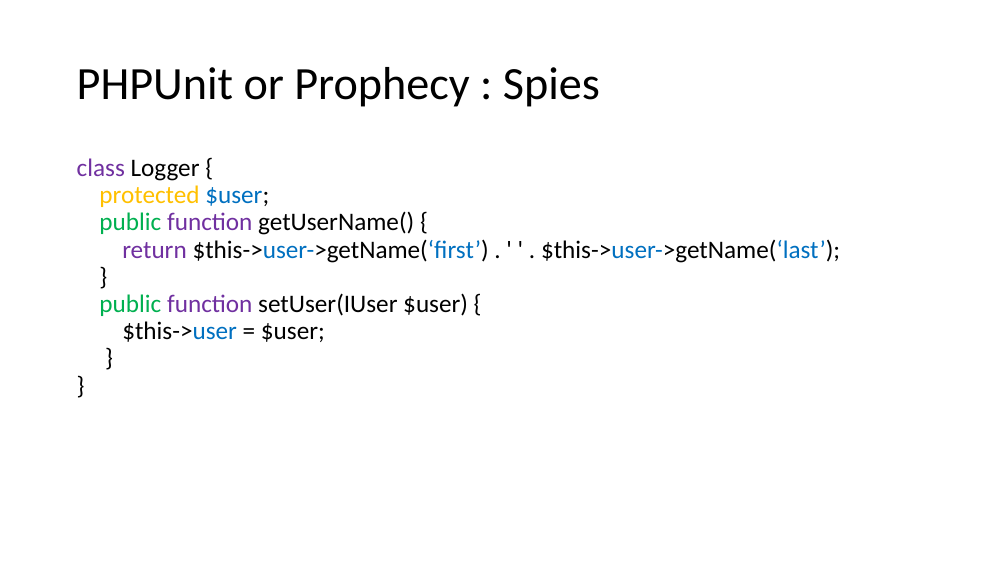
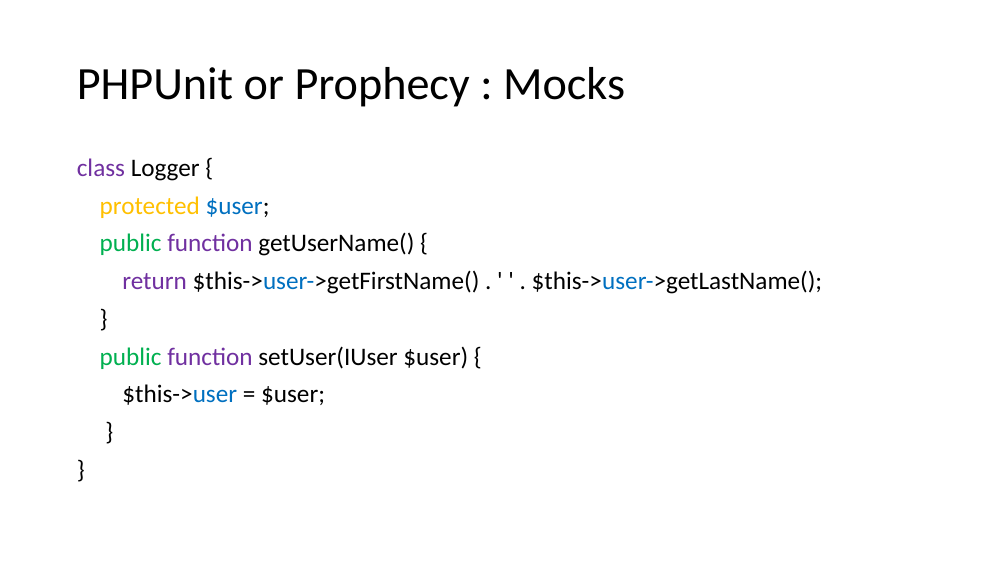
Before and after one commit to docljn/phpunit-or-prophecy-for-mocks, a slide deck: slide 51 of Creating Unit Test Mocks - PHPUnit or Prophecy.pptx (slide 47 before the commit). Drawn at 1008x567 pixels with LibreOffice and Linux fonts; fonts in the diff are those of the drawing. Boxes give left, top, right and bottom in pixels: in the first picture for what was removed or moved away, otherwise in the second. Text is boxed around its words. In the diff, an @@ line names an element or a change of style, - is before the commit and + after.

```diff
--- a/Creating Unit Test Mocks - PHPUnit or Prophecy.pptx
+++ b/Creating Unit Test Mocks - PHPUnit or Prophecy.pptx
@@ title at [77,67,625,107]: text changed @@
-PHPUnit or Prophecy : Spies
+PHPUnit or Prophecy : Mocks
@@ text at [77,158,468,405]: more space between paragraphs @@
@@ text at [122,270,823,294]: text changed @@
-return $this->user->getName(‘first’) . ' ' . $this->user->getName(‘last’);
+return $this->user->getFirstName() . ' ' . $this->user->getLastName();
```
Also in this commit, not shown: 50 other slides changed, 2 slides added, 6 slides removed, 1 other file.
